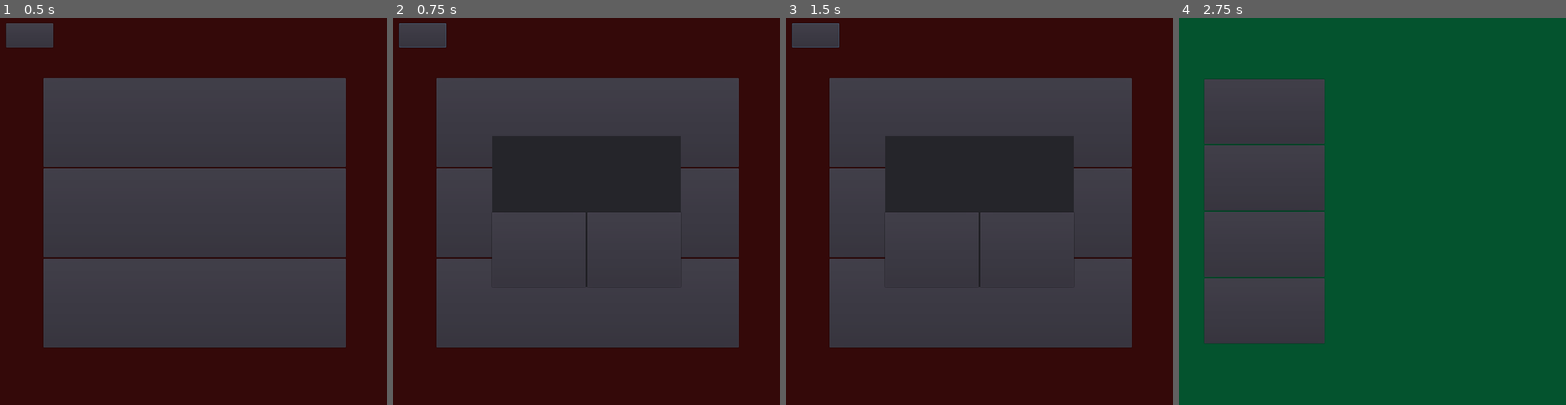
Above: before the commit, frames 1-4 (left to right).
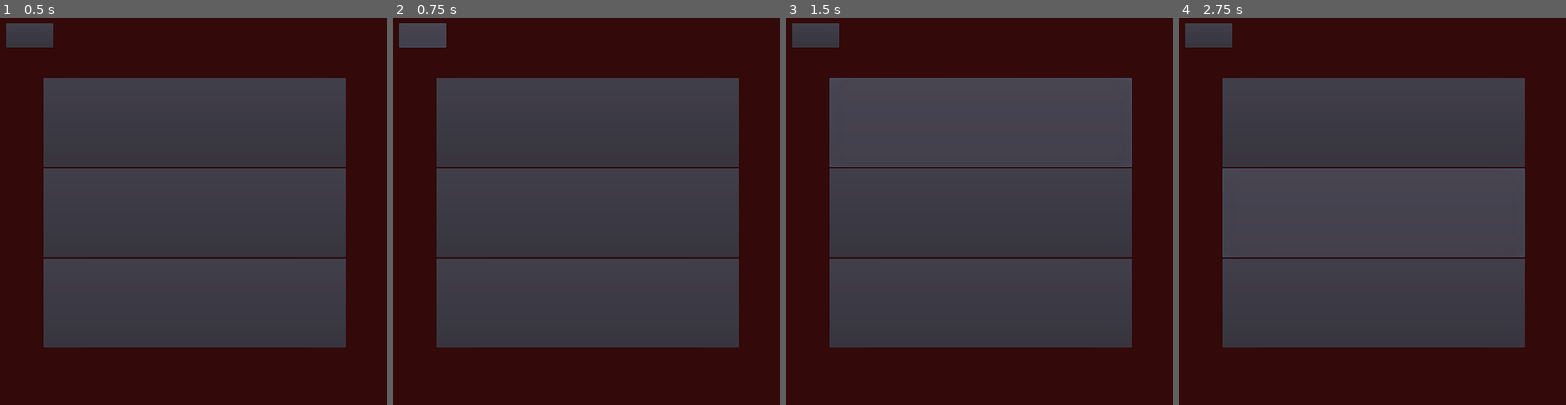
Above: after the commit, the same moments.

Repository: UPDCS192Group4/PusoyDosOnline
Game: Godot game, scene res://Lobby/Lobby.tscn
The game is run twice, just before and just after one commit, with the same random seed, the same clock (stepped at 60 frames per second) and the same inputs. This scene is started directly instead of the project's main scene.
Inputs (mouse positions are in pixels of both pictures, inside the frame that each line leads up to):
- Up to frame 1 (0.5 s): no input
- Up to frame 2 (0.75 s): click "HOME" at 0.5 s
- Up to frame 3 (1.5 s): click "Create Custom Lobby" at 1.25 s
- Up to frame 4 (2.75 s): click (1326, 250) at 2 s, where only the run before the commit has a clickable "Yes"

Frame 1 is identical in both runs. In frame 2, 6.1% of the frame differs, in the area x 25-75%, y 38-70%; in frame 3, 10%; in frame 4, 83%, in the area x 0-100%, y 0-100%.
Error after the commit: Attempt to call function 'add_child' in base 'null instance' on a null instance. (res://Lobby/Lobby.gd:12)

Commit message:
Redirect to home if error creating lobby

Diff:
--- a/project/Leaderboards/Leaderboards.gd
+++ b/project/Leaderboards/Leaderboards.gd
@@ -3,14 +3,14 @@
 var err
 
 func _ready():
-	pass # Replace with function body.
 	$ErrorMessage.hide()
+	$LeaderboardsRequest.connect("request_completed", self, "_get_request_completed")
 	_get_leaderboards()
 
 func _get_leaderboards():
 	var url = URLs.leaderboards
 	var headers = ['Content-Type: application/json', 'Authorization: Bearer ' + URLs.access]
-	$LeaderboardsRequest.connect("request_completed", self, "_get_request_completed")
+
 	err = $LeaderboardsRequest.request(url,headers,false,HTTPClient.METHOD_GET)
 	#if err != OK:
 	#	push_error("An  error occured when querying the leaderboards.")
@@ -28,6 +28,10 @@
 	#print(response)
 	if (response_code != 200):
 		$ErrorMessage.show()
+		yield(get_tree().create_timer(2), "timeout")
+		$ErrorMessage.Label.text = "Redirecting..."
+		yield(get_tree().create_timer(1), "timeout")
+		get_tree().change_scene("res://Home/Home.tscn")
 		return
 	var counter = 0
 	for object in response.results:
--- a/project/Leaderboards/Leaderboards.tscn
+++ b/project/Leaderboards/Leaderboards.tscn
@@ -9,7 +9,7 @@
 size = 64
 font_data = ExtResource( 3 )
 
-[node name="Control" type="Control"]
+[node name="Leaderboards" type="Control"]
 anchor_right = 1.0
 anchor_bottom = 1.0
 script = ExtResource( 2 )
--- a/project/Lobby/Lobby.gd
+++ b/project/Lobby/Lobby.gd
@@ -1,7 +1,8 @@
 extends Control
 
-
 func _ready():
+	$ErrorMessage/Label.hide()
+	$CreateRequest.connect("request_completed", self, "_on_CreateRequest_request_completed")
 	pass
 
 func _on_HomeButton_pressed():
@@ -9,19 +10,22 @@
 	var child1 = scene1.instance()
 	child1.changeText("Go home?")
 	get_node('CanvasLayer').add_child(child1)
-	pass
-
 
 func _on_CreateLobby_pressed():
 	var url = URLs.lobby_init
 	var headers = ['Content-Type: application/json', 'Authorization: Bearer ' + URLs.access]
-	var response = $HTTPRequest.request(url, headers, false, HTTPClient.METHOD_POST)
+	var response = $CreateRequest.request(url, headers, false, HTTPClient.METHOD_POST)
 	print("LOBBY RESPONSE", response)
-	pass # Replace with function body.
 
-
-func _on_HTTPRequest_request_completed(result, response_code, headers, body):
+func _on_CreateRequest_request_completed(result, response_code, headers, body):
 	var json = JSON.parse(body.get_string_from_utf8())
+	if (response_code != 200):
+		$ErrorMessage/Label.text = "Error creating lobby..."
+		$ErrorMessage/Label.show()
+		yield(get_tree().create_timer(2), "timeout")
+		$ErrorMessage/Label.text = "Redirecting..."
+		yield(get_tree().create_timer(1), "timeout")
+		get_tree().change_scene("res://Home/Home.tscn")
+		return
 	print("BODY OF RESPONSE: ", json.result)
 	get_node("LobbyChoices").queue_free()
-	pass # Replace with function body.
--- a/project/Lobby/Lobby.tscn
+++ b/project/Lobby/Lobby.tscn
@@ -1,17 +1,25 @@
-[gd_scene load_steps=5 format=2]
+[gd_scene load_steps=7 format=2]
 
 [ext_resource path="res://Lobby/Lobby.gd" type="Script" id=1]
 [ext_resource path="res://assets/fonts/home_dynamicfont.tres" type="DynamicFont" id=2]
 [ext_resource path="res://assets/fonts/uglybyte.woff" type="DynamicFontData" id=3]
+[ext_resource path="res://assets/fonts/nokiafc22.ttf" type="DynamicFontData" id=4]
+
+[sub_resource type="DynamicFont" id=2]
+size = 64
+font_data = ExtResource( 4 )
 
 [sub_resource type="DynamicFont" id=1]
 size = 80
 font_data = ExtResource( 3 )
 
-[node name="Control" type="Control"]
+[node name="Lobby" type="Control"]
 anchor_right = 1.0
 anchor_bottom = 1.0
 script = ExtResource( 1 )
+__meta__ = {
+"_edit_use_anchors_": false
+}
 
 [node name="ColorRect" type="ColorRect" parent="."]
 anchor_right = 1.0
@@ -26,7 +34,21 @@
 custom_fonts/font = ExtResource( 2 )
 text = "HOME"
 
-[node name="CanvasLayer" type="CanvasLayer" parent="."]
+[node name="ErrorMessage" type="CanvasLayer" parent="."]
+layer = 15
+
+[node name="Label" type="Label" parent="ErrorMessage"]
+margin_left = 11.0
+margin_top = 50.0
+margin_right = 1014.0
+margin_bottom = 202.0
+custom_fonts/font = SubResource( 2 )
+text = "! Cannot be loaded !"
+align = 1
+valign = 1
+__meta__ = {
+"_edit_use_anchors_": false
+}
 
 [node name="LobbyChoices" type="VBoxContainer" parent="."]
 margin_left = 115.0
@@ -60,8 +82,7 @@
 custom_fonts/font = SubResource( 1 )
 text = "join rated lobby"
 
-[node name="HTTPRequest" type="HTTPRequest" parent="."]
+[node name="CreateRequest" type="HTTPRequest" parent="."]
 
 [connection signal="pressed" from="HomeButton" to="." method="_on_HomeButton_pressed"]
 [connection signal="pressed" from="LobbyChoices/CreateLobby" to="." method="_on_CreateLobby_pressed"]
-[connection signal="request_completed" from="HTTPRequest" to="." method="_on_HTTPRequest_request_completed"]
--- a/project/singletons/URLs.gd
+++ b/project/singletons/URLs.gd
@@ -10,9 +10,4 @@
 var refresh
 
 func _ready():
-	pass # Replace with function body.
-
-
-# Called every frame. 'delta' is the elapsed time since the previous frame.
-#func _process(delta):
-#	pass
+	pass
